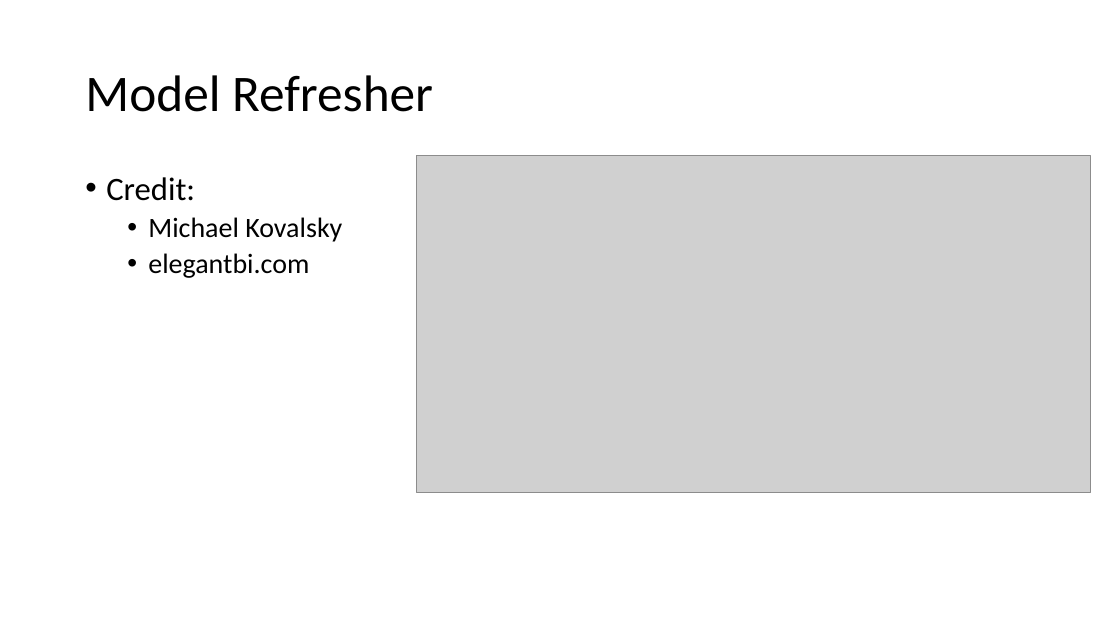
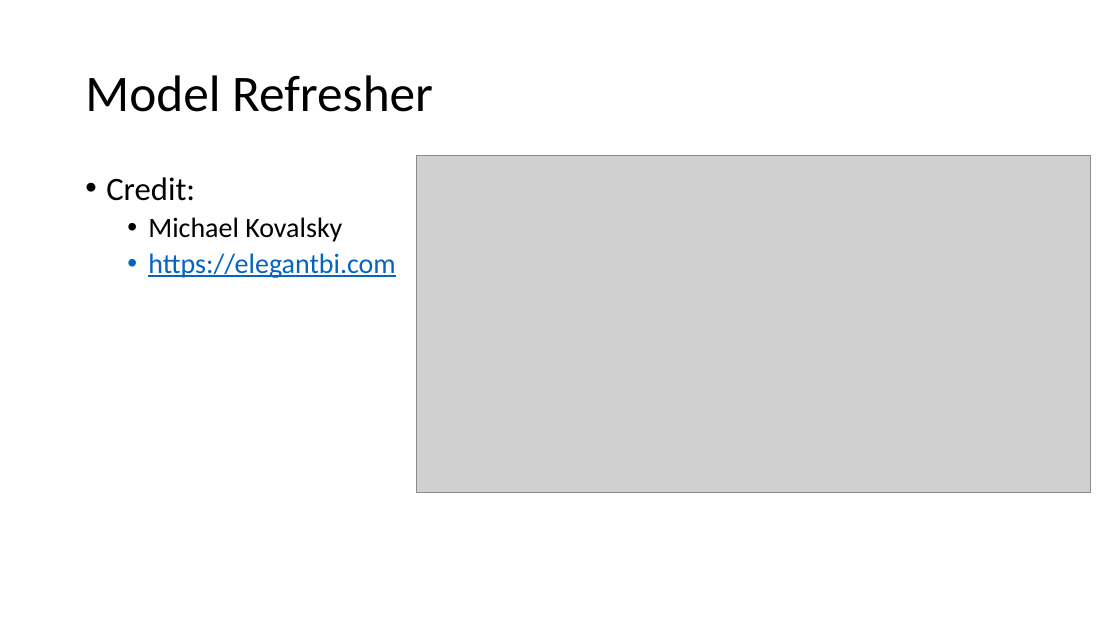
Before and after one commit to otykier/training, a slide deck: slide 7 of Singapore UG 2025/Tabular Editor scripting magic/Tabular Editor Scripting Magic.pptx. Drawn at 1120x630 pixels with LibreOffice and Linux fonts; fonts in the diff are those of the drawing; grey boxes stand for pictures. Boxes give left, top, right and bottom in pixels: in the first picture for what was removed or moved away, otherwise in the second. Text is boxed around its words. In the diff, an @@ line names an element or a change of style, - is before the commit and + after.

```diff
--- a/Singapore UG 2025/Tabular Editor scripting magic/Tabular Editor Scripting Magic.pptx
+++ b/Singapore UG 2025/Tabular Editor scripting magic/Tabular Editor Scripting Magic.pptx
@@ text at <box>148,253,395,278</box>: text changed; text colour #000000 to #0563C1 @@
-  • elegantbi.com
+  • https://elegantbi.com
```
Also in this commit, not shown: 5 other slides changed.
